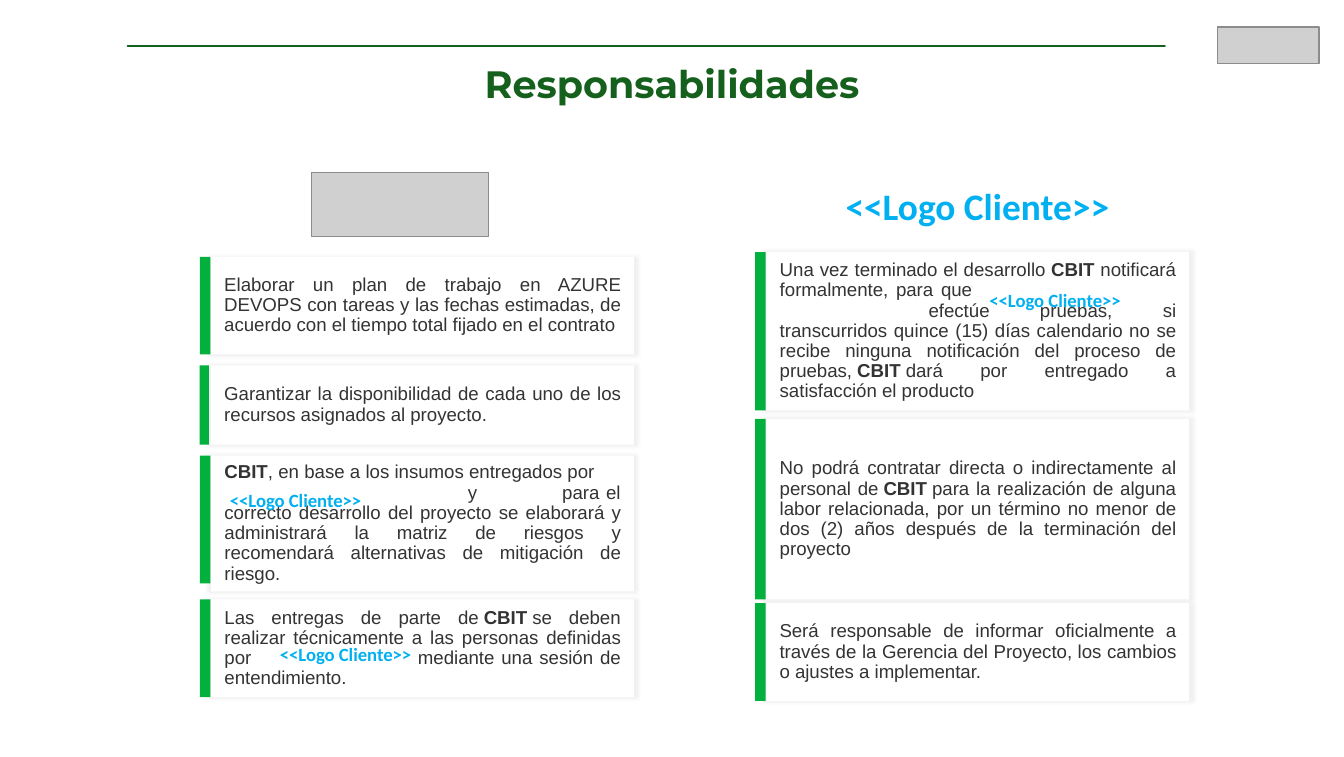
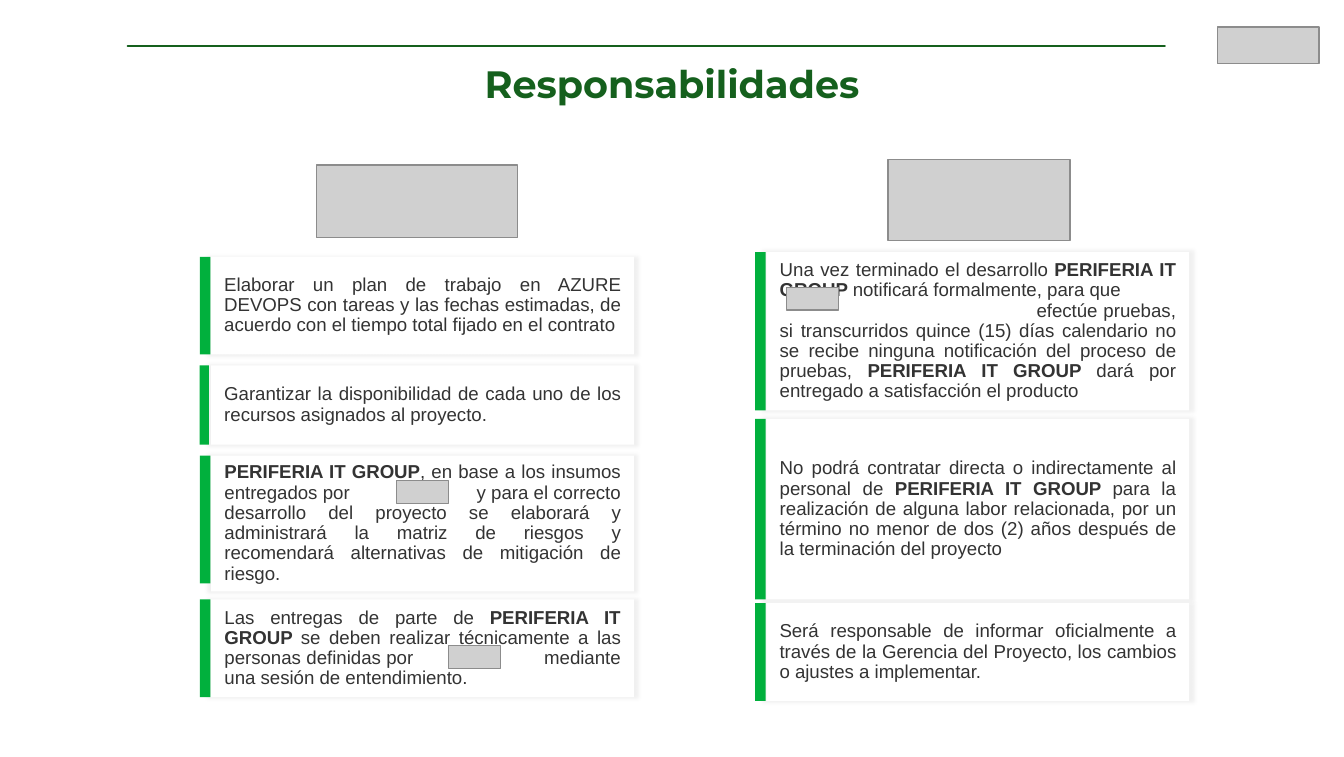
Before and after one commit to KevinLopez25/Solutions, a slide deck: slide 12 of backend/templates/CS-FR-011-PROPUESTA_COMERCIAL_CBIT.pptx. Drawn at 1344x757 pixels with LibreOffice and Linux fonts; fonts in the diff are those of the drawing; grey boxes stand for pictures; background and template pictures are left out. Boxes give left, top, right and bottom in pixels: in the first picture for what was removed or moved away, otherwise in the second. Text is boxed around its words. In the diff, an @@ line names an element or a change of style, - is before the commit and + after.

```diff
--- a/backend/templates/CS-FR-011-PROPUESTA_COMERCIAL_CBIT.pptx
+++ b/backend/templates/CS-FR-011-PROPUESTA_COMERCIAL_CBIT.pptx
@@ picture: place and size @@
-picture at box(312, 172, 489, 237)
+picture at box(316, 165, 517, 238)
@@ picture added at box(888, 160, 1071, 241) @@
@@ text removed at box(846, 193, 1109, 227) @@
-<<Logo Cliente>>
@@ text in rectangle at box(780, 262, 1176, 401): text changed @@
-Una vez terminado el desarrollo CBIT notificará formalmente, para que efectúe pruebas, si transcurridos quince (15) días calendario no se recibe ninguna notificación del proceso de pruebas, CBIT dará por entregado a satisfacción el producto
+Una vez terminado el desarrollo PERIFERIA IT GROUP notificará formalmente, para que efectúe pruebas, si transcurridos quince (15) días calendario no se recibe ninguna notificación del proceso de pruebas, PERIFERIA IT GROUP dará por entregado a satisfacción el producto
@@ picture added at box(786, 288, 839, 310) @@
@@ text removed at box(989, 294, 1120, 312) @@
-<<Logo Cliente>>
@@ text in rectangle at box(224, 464, 621, 584): text changed @@
-CBIT, en base a los insumos entregados por y para el correcto desarrollo del proyecto se elaborará y administrará la matriz de riesgos y recomendará alternativas de mitigación de riesgo.
+PERIFERIA IT GROUP, en base a los insumos entregados por y para el correcto desarrollo del proyecto se elaborará y administrará la matriz de riesgos y recomendará alternativas de mitigación de riesgo.
@@ text in rectangle at box(780, 460, 1176, 559): text changed @@
-No podrá contratar directa o indirectamente al personal de CBIT para la realización de alguna labor relacionada, por un término no menor de dos (2) años después de la terminación del proyecto
+No podrá contratar directa o indirectamente al personal de PERIFERIA IT GROUP para la realización de alguna labor relacionada, por un término no menor de dos (2) años después de la terminación del proyecto
@@ text removed at box(230, 494, 361, 512) @@
-<<Logo Cliente>>
@@ picture added at box(396, 480, 449, 503) @@
@@ text in rectangle at box(224, 610, 621, 684): text changed @@
-Las entregas de parte de CBIT se deben realizar técnicamente a las personas definidas por mediante una sesión de entendimiento.
+Las entregas de parte de PERIFERIA IT GROUP se deben realizar técnicamente a las personas definidas por mediante una sesión de entendimiento.
@@ text removed at box(280, 648, 411, 664) @@
-<<Logo Cliente>>
@@ picture added at box(449, 645, 501, 668) @@
```
Also in this commit, not shown: 9 other slides changed, 3 other files.
